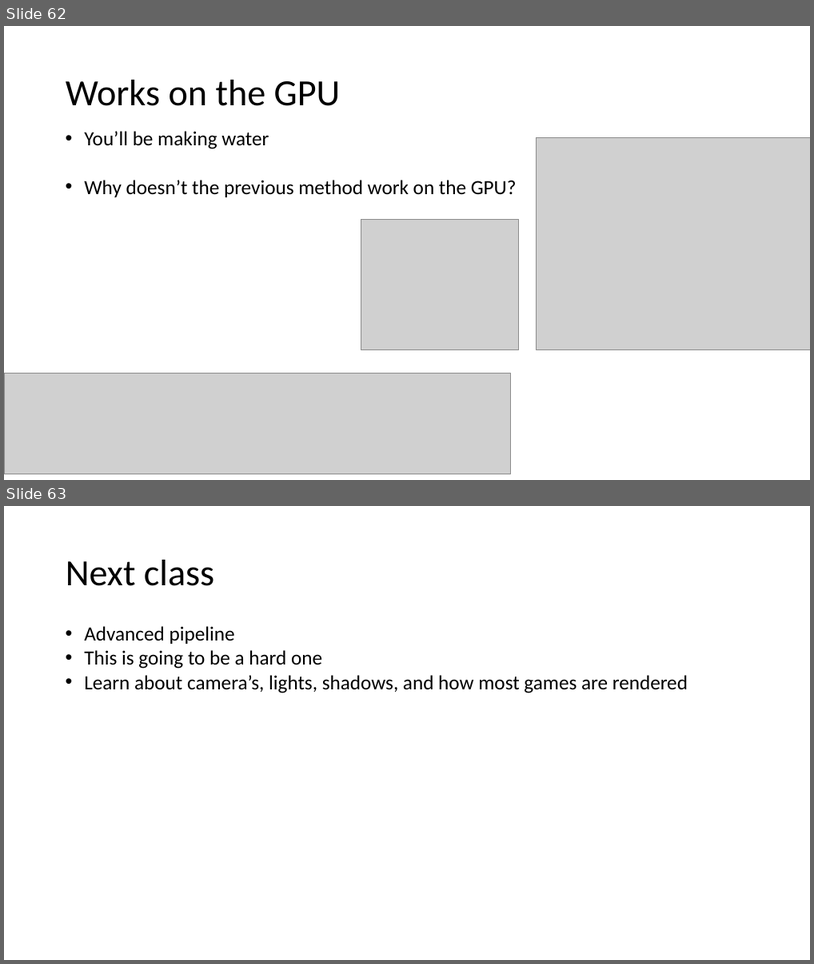
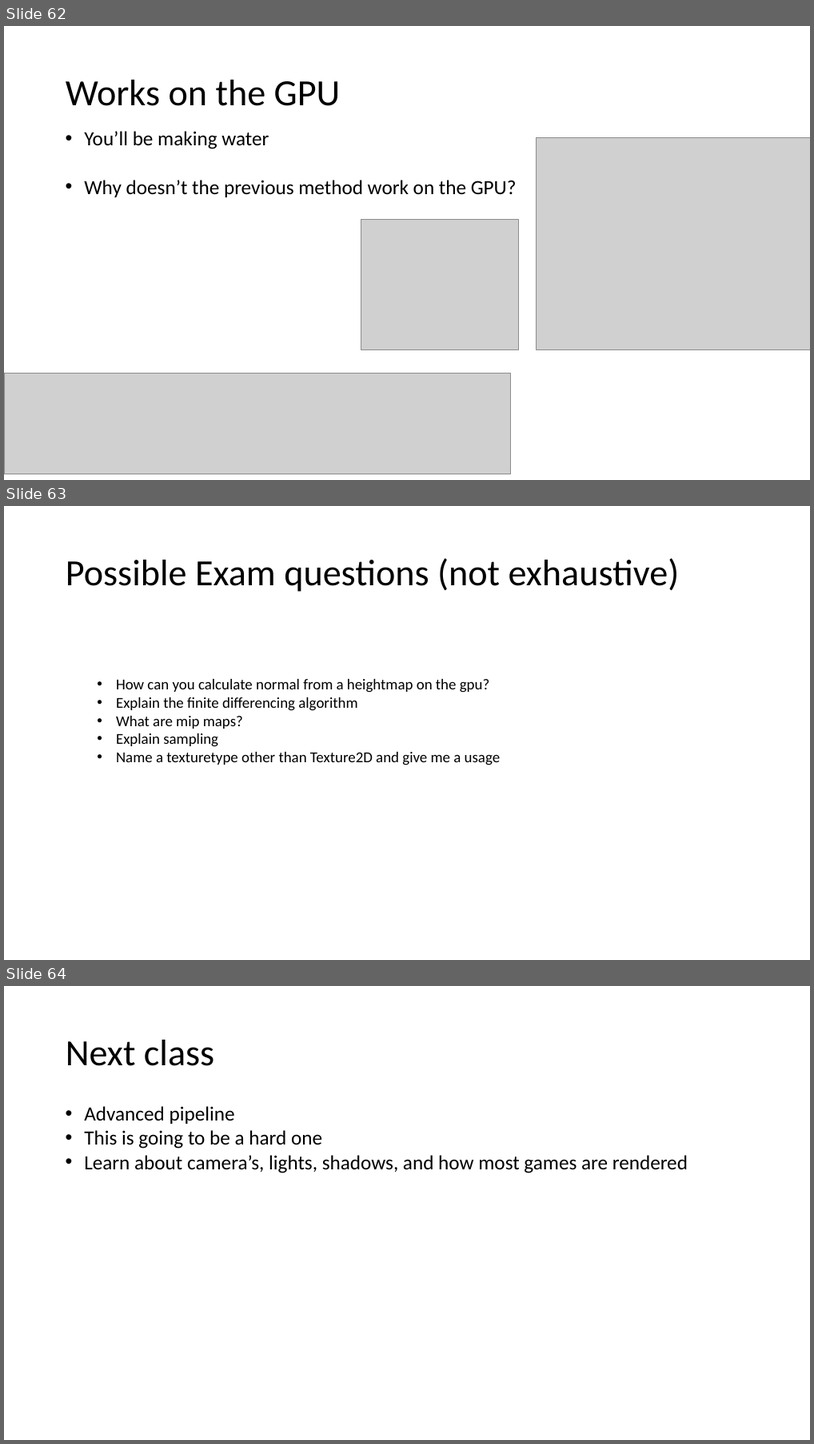
Before and after one commit to harveypekar/3dgraphics, a slide deck: course/3d_slides_w6.pptx. Shown one above the other, each under a label of ours: slides 62 and 63 before the commit, slides 62, 63 and 64 after it. The pictures are 814x964 and 814x1444 pixels, drawn with LibreOffice and Linux fonts; fonts in the diff are those of the drawing; grey boxes stand for pictures. Boxes give left, top, right and bottom in pixels: in the first picture for what was removed or moved away, otherwise in the second. Text is boxed around its words. In the diff, an @@ line names an element or a change of style, - is before the commit and + after.

```diff
--- a/course/3d_slides_w6.pptx
+++ b/course/3d_slides_w6.pptx
@@ slide 63 added at (4,506,810,960), background #FFFFFF @@
@@ title added at (66,558,680,592), 44 pt, text #000000 @@
+Possible Exam questions (not exhaustive)
@@ text added at (116,679,500,765), 18 pt, text #000000 @@
+• How can you calculate normal from a heightmap on the gpu?
+• Explain the finite differencing algorithm
+• What are mip maps?
+• Explain sampling
+• Name a texturetype other than Texture2D and give me a usage
@@ what was slide 63 is now slide 64 @@
```
Also in this commit, not shown: 1 slide changed, 4 other files.
